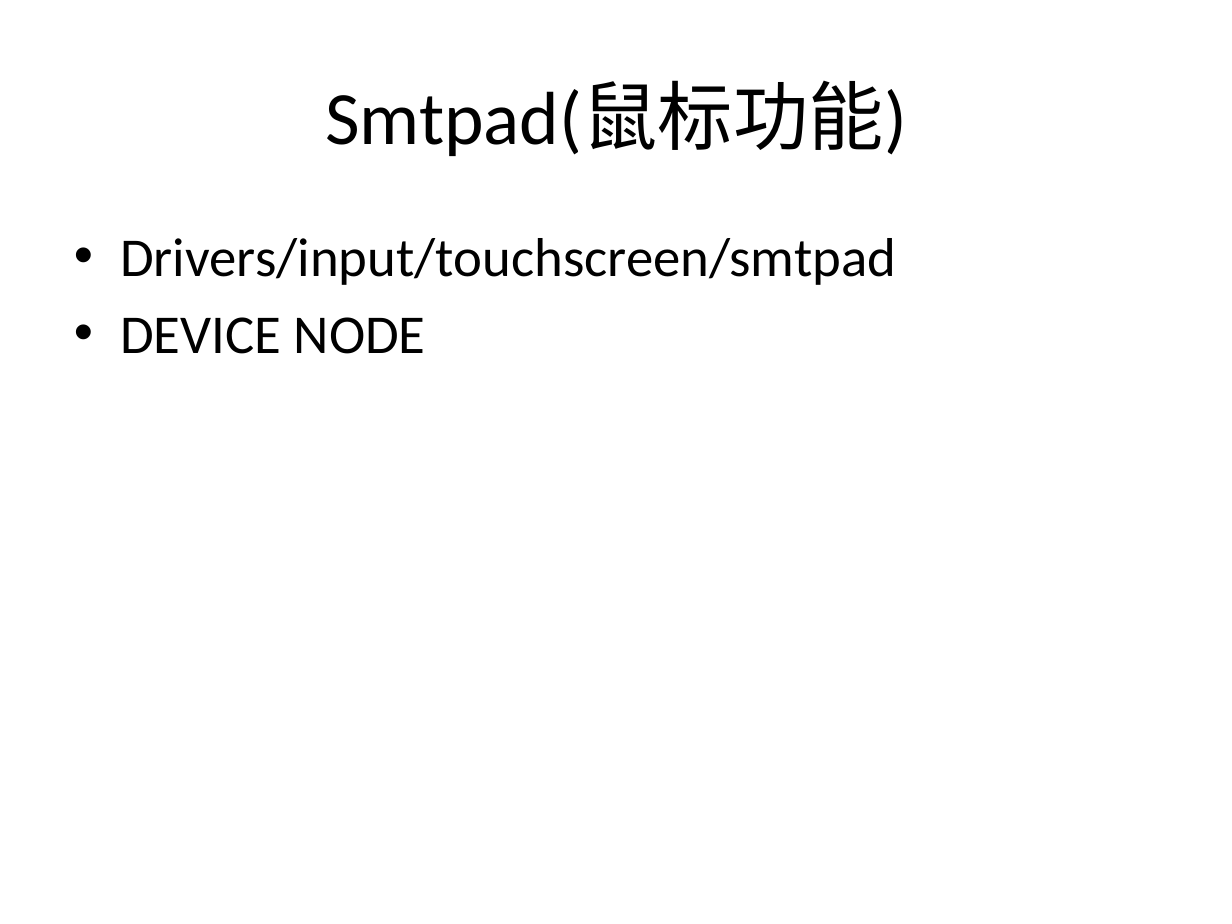
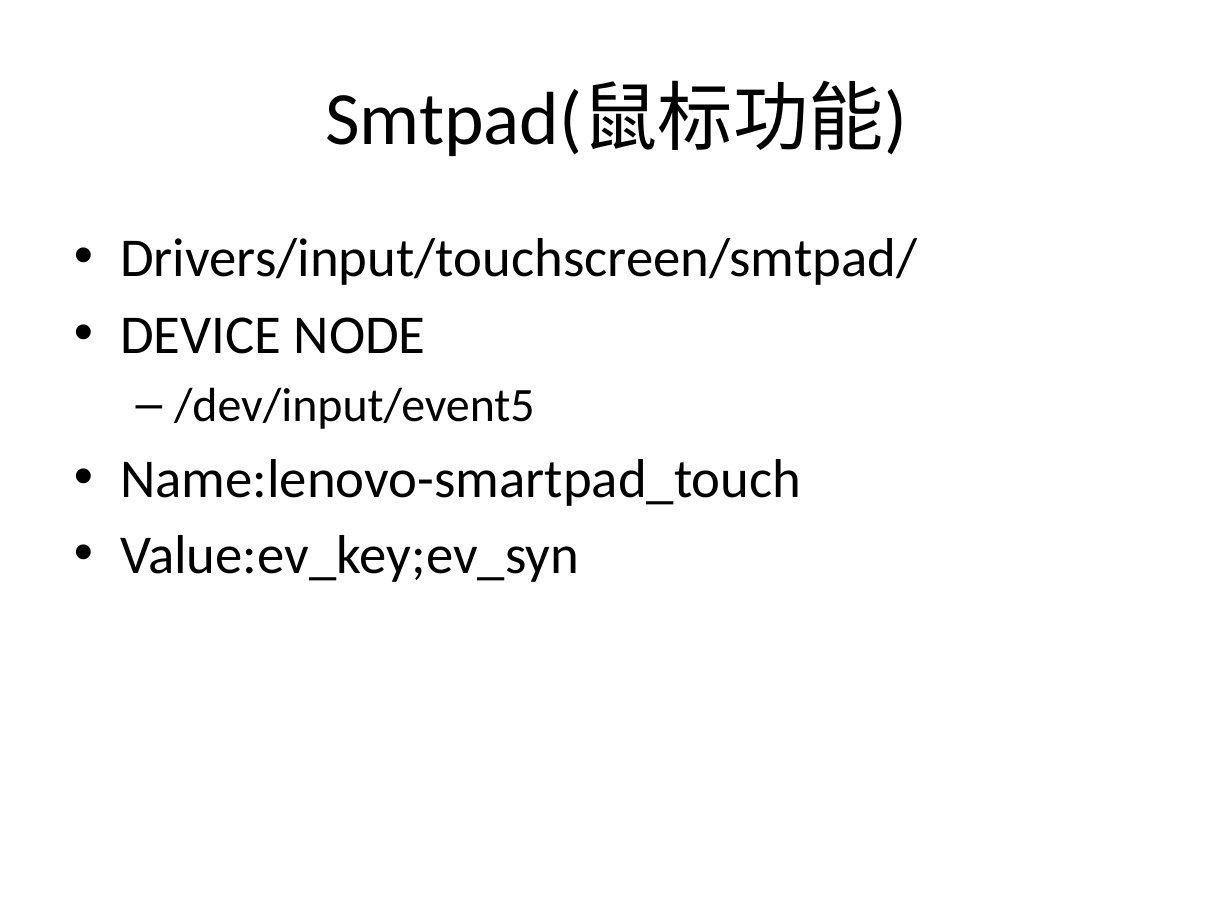
Before and after one commit to mazelinux/LENOVO, a slide deck: slide 5 of doc/Yeti_device_driver_list.pptx (slide 4 before the commit). Drawn at 1232x924 pixels with LibreOffice and Linux fonts; fonts in the diff are those of the drawing. Boxes give left, top, right and bottom in pixels: in the first picture for what was removed or moved away, otherwise in the second. Text is boxed around its words. In the diff, an @@ line names an element or a change of style, - is before the commit and + after.

Commit message:
add inputsubsys

```diff
--- a/doc/Yeti_device_driver_list.pptx
+++ b/doc/Yeti_device_driver_list.pptx
@@ text at <box>120,238,917,285</box>: text changed @@
-• Drivers/input/touchscreen/smtpad
+• Drivers/input/touchscreen/smtpad/
@@ text at <box>120,387,801,582</box>: paragraphs added @@
+  – /dev/input/event5
+• Name:lenovo-smartpad_touch
+• Value:ev_key;ev_syn
```
Also in this commit, not shown: 8 other slides changed, 2 slides added, 1 other file.
